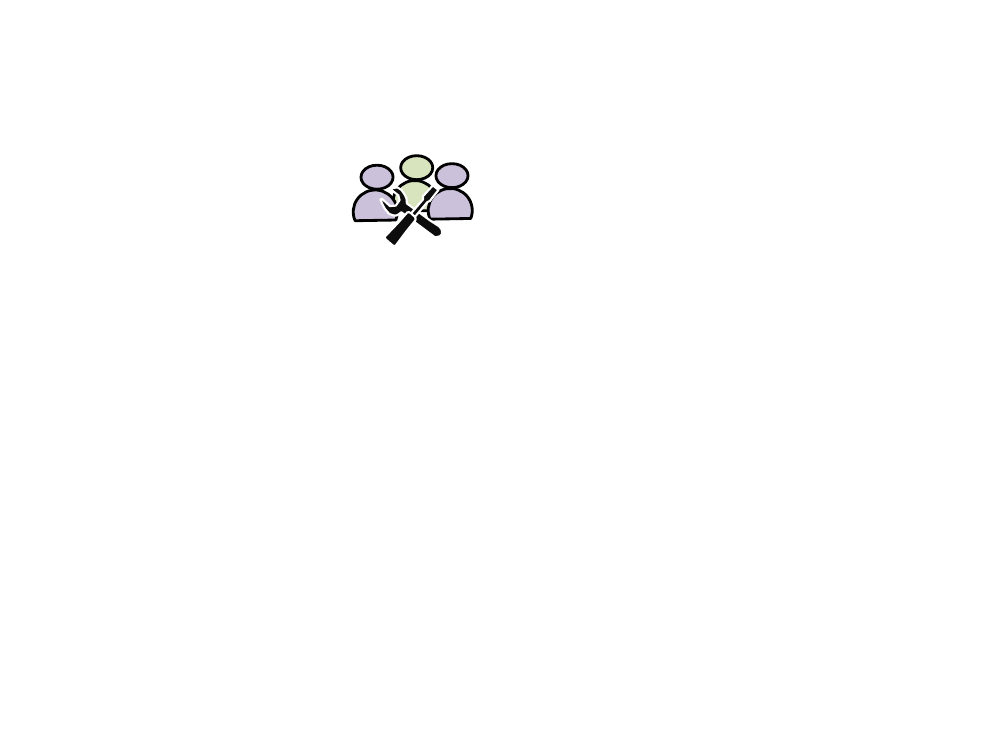
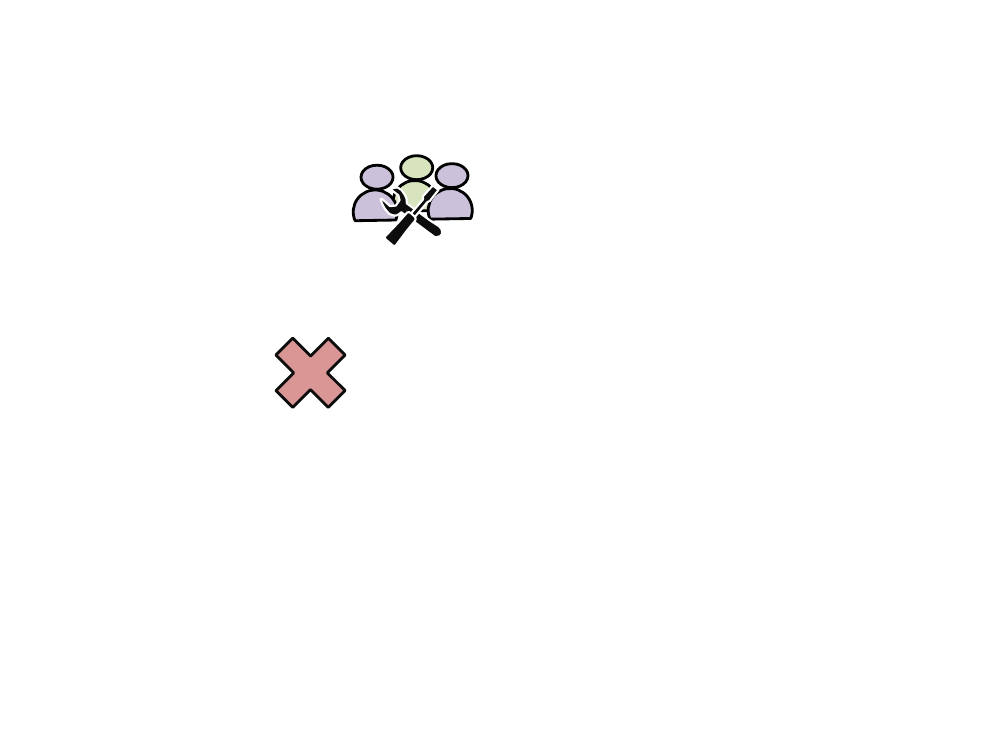
Before and after one commit to sapDevelop/teltick, a slide deck: slide 1 of teltick/Dokumente/icon_design.pptx. Drawn at 1008x756 pixels with LibreOffice and Linux fonts; fonts in the diff are those of the drawing. Boxes give left, top, right and bottom in pixels: in the first picture for what was removed or moved away, otherwise in the second. Text is boxed around its words. In the diff, an @@ line names an element or a change of style, - is before the commit and + after.

```diff
--- a/teltick/Dokumente/icon_design.pptx
+++ b/teltick/Dokumente/icon_design.pptx
@@ cross added at <box>260,323,361,423</box>, fill #D99694, outline #0D0D0D 2 pt @@
```
Also in this commit, not shown: 13 other files.
